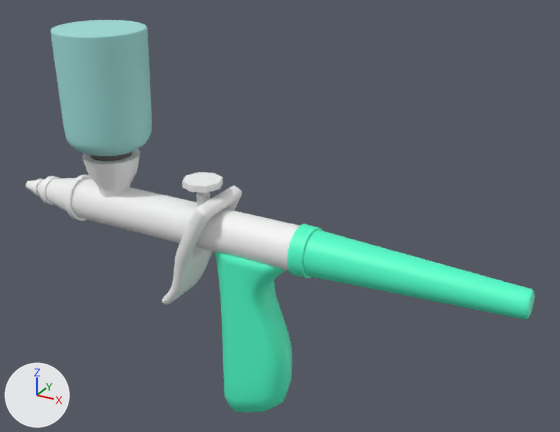
What one commit did to the FBX model Assets/Art/Models/4.Choco_Deco/Airbrush_s.fbx.
One viewpoint serves both versions: a 50 mm lens placed at (0.1382, -0.2191, 0.1491), pointed at (0.0117, 0.0109, 0.0341). Lighting does not change. The marker at lower left points along +X, +Y and +Z. Where no turn or scale is listed for an object, it has been applied to the vertices.

Names of what the first picture shows: 'body_s', 'pCylinder1', 'pCylinder2', 'triger_s'.
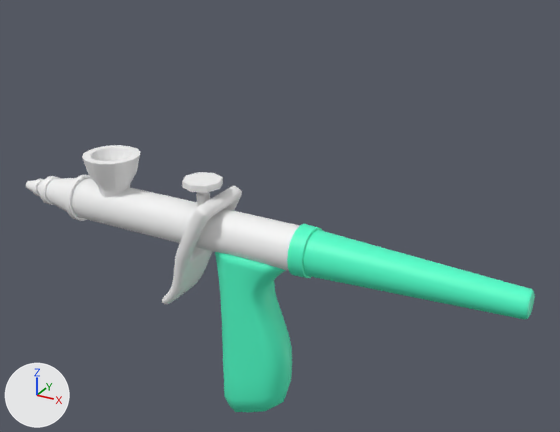
The newer file is also turned or shifted as a whole; pictures and numbers use the older file's frame.

What differs and where, as boxes (x1, y1, x2, y2) in the pictures (560 x 432 px):
'pCylinder1', deleted (cyan)
    before: (50, 20, 152, 156)
'pCylinder2', deleted
    before: (91, 152, 132, 161)

The change in detail:
Object 'pCylinder1' (ob_pcylinder1) is deleted.
Object 'pCylinder2' (ob_pcylinder2) is deleted.
